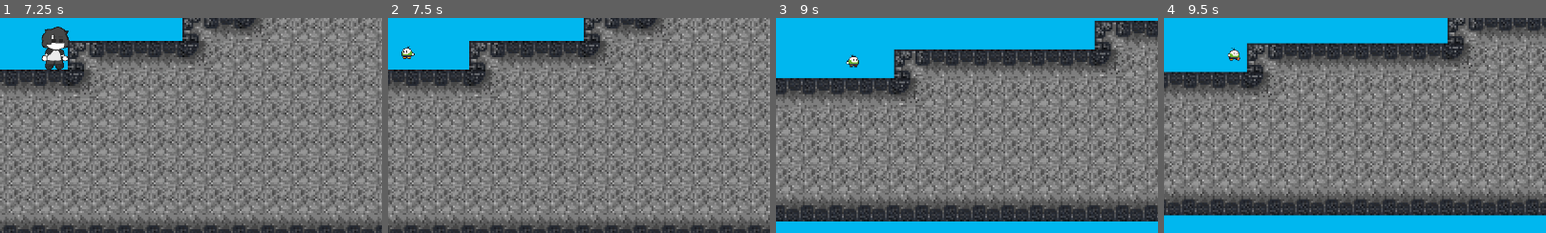
Above: before the commit, frames 1-4 (left to right).
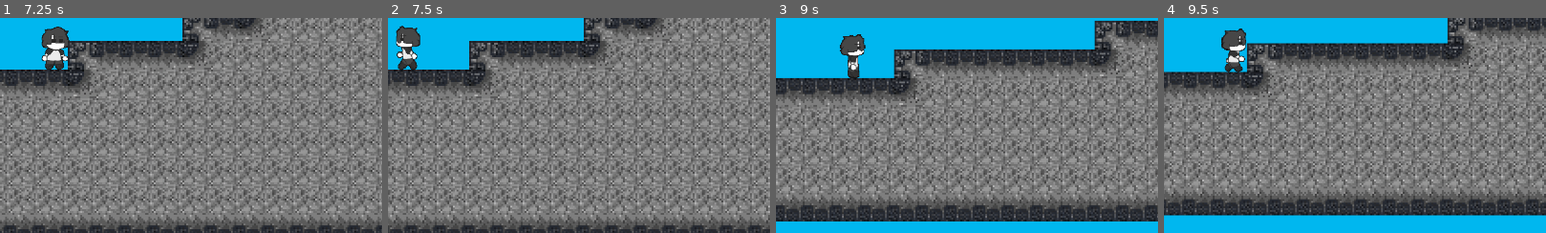
Above: after the commit, the same moments.

Repository: Yuuh15/Jogo_metroidvania_tcc
Game: Godot game, scene res://gui/menu/main_menu.tscn
Same seed, same stepped clock (60 frames per second), same inputs: the game is played once before the commit and once after it.
Inputs (mouse positions are % of the whole screen's width and height, from its top left):
- Up to frame 1 (7.25 s): click "iniciar" at 0.5 s; tap Enter at 1.25 s; move the mouse to (72, 45) at 1.27 s; hold D (move_right) 1.28-2 s; tap Home (DEV_TOOL) at 1.35 s; click (72, 45) at 1.42 s; tap Space (jump) at 1.52, 4.52 s; drag from (30, 55) to (11, 40) at 2.02 s; move the mouse to (60, 28) at 2.77 s; hold A (move_left) 2.78-3.5 s; hold X (split_items) 2.78-3.5 s; drag from (45, 70) to (20, 35) at 3.52 s; move the mouse to (80, 65) at 4.27 s; hold D (move_right) 4.28-5 s; tap K (use_power) at 4.35 s; drag from (20, 35) to (35, 25) at 5.02 s; move the mouse to (55, 50) at 5.77 s; hold D (move_right) 5.78-6.5 s; hold S (crouch) 5.78-6.5 s; click (55, 50) at 5.92 s; drag from (35, 25) to (30, 55) at 6.52 s
- Up to frame 2 (7.5 s): move the mouse to (72, 45) at 7.27 s; hold A (move_left) from 7.28 s (still down); tap L (time_warp) at 7.35 s
- Up to frame 3 (9 s): tap Space (jump) at 7.52 s; release A (move_left) at 8 s; drag from (30, 55) to (45, 70) at 8.02 s; move the mouse to (60, 28) at 8.77 s; hold D (move_right) from 8.78 s (still down); tap Home (DEV_TOOL) at 8.85 s
- Up to frame 4 (9.5 s): keep holding D (move_right)
The pictures show only the part of the screen within x 43-93%, y 41-91%; the shares and areas given below are measured in that part.

Frame 1 is identical in both runs. In frame 2, 1.0% of the frame differs, in the area x 2-9%, y 3-24%; in frame 3, 0.9%; in frame 4, 1.0%.

Commit message:
Finalmente!?

Diff:
--- a/metroidvania_com_psicologia/player/player.tscn
+++ b/metroidvania_com_psicologia/player/player.tscn
@@ -1,15 +1,13 @@
-[gd_scene load_steps=25 format=3 uid="uid://bnel1u2etfiwm"]
+[gd_scene load_steps=22 format=3 uid="uid://bnel1u2etfiwm"]
 
 [ext_resource type="Script" uid="uid://di1rfdifcs7rw" path="res://player/player.gd" id="1_g6k8r"]
-[ext_resource type="Texture2D" uid="uid://vcr7c1tfpq2u" path="res://assets/player/dash-mid-air.png" id="2_g6k8r"]
 [ext_resource type="Texture2D" uid="uid://dfkenf16iboyf" path="res://assets/SAM 64x64/Sam_Parado_64x.png" id="3_g6k8r"]
 [ext_resource type="Texture2D" uid="uid://clyyjw4fgfx1g" path="res://assets/SAM 64x64/Sam_Pulando_64x.png" id="4_boad6"]
-[ext_resource type="Texture2D" uid="uid://dgqu27uu5dlhv" path="res://assets/player/Warping 2 (32 x 32).png" id="5_qjkh3"]
 [ext_resource type="Texture2D" uid="uid://do3n6qf4mx41k" path="res://assets/SAM 64x64/Sam_Andando_64x.png" id="5_rgyib"]
 
-[sub_resource type="AtlasTexture" id="AtlasTexture_32hag"]
-atlas = ExtResource("2_g6k8r")
-region = Rect2(0, 0, 32, 32)
+[sub_resource type="AtlasTexture" id="AtlasTexture_yw30f"]
+atlas = ExtResource("3_g6k8r")
+region = Rect2(192, 0, 64, 64)
 
 [sub_resource type="AtlasTexture" id="AtlasTexture_hg6s5"]
 atlas = ExtResource("3_g6k8r")
@@ -55,27 +53,23 @@
 atlas = ExtResource("5_rgyib")
 region = Rect2(192, 0, 64, 64)
 
-[sub_resource type="AtlasTexture" id="AtlasTexture_ebec5"]
-atlas = ExtResource("5_qjkh3")
-region = Rect2(0, 0, 32, 32)
+[sub_resource type="AtlasTexture" id="AtlasTexture_qjkh3"]
+atlas = ExtResource("5_rgyib")
+region = Rect2(64, 0, 64, 64)
 
-[sub_resource type="AtlasTexture" id="AtlasTexture_yllr7"]
-atlas = ExtResource("5_qjkh3")
-region = Rect2(32, 0, 32, 32)
+[sub_resource type="AtlasTexture" id="AtlasTexture_g6k8r"]
+atlas = ExtResource("5_rgyib")
+region = Rect2(128, 0, 64, 64)
 
-[sub_resource type="AtlasTexture" id="AtlasTexture_kb6p2"]
-atlas = ExtResource("5_qjkh3")
-region = Rect2(64, 0, 32, 32)
-
-[sub_resource type="AtlasTexture" id="AtlasTexture_wodsf"]
-atlas = ExtResource("5_qjkh3")
-region = Rect2(96, 0, 32, 32)
+[sub_resource type="AtlasTexture" id="AtlasTexture_boad6"]
+atlas = ExtResource("5_rgyib")
+region = Rect2(192, 0, 64, 64)
 
 [sub_resource type="SpriteFrames" id="SpriteFrames_lbo0b"]
 animations = [{
 "frames": [{
 "duration": 1.0,
-"texture": SubResource("AtlasTexture_32hag")
+"texture": SubResource("AtlasTexture_yw30f")
 }],
 "loop": true,
 "name": &"dash_midair",
@@ -131,16 +125,13 @@
 }, {
 "frames": [{
 "duration": 1.0,
-"texture": SubResource("AtlasTexture_ebec5")
+"texture": SubResource("AtlasTexture_qjkh3")
 }, {
 "duration": 1.0,
-"texture": SubResource("AtlasTexture_yllr7")
+"texture": SubResource("AtlasTexture_g6k8r")
 }, {
 "duration": 1.0,
-"texture": SubResource("AtlasTexture_kb6p2")
-}, {
-"duration": 1.0,
-"texture": SubResource("AtlasTexture_wodsf")
+"texture": SubResource("AtlasTexture_boad6")
 }],
 "loop": true,
 "name": &"running",
@@ -159,7 +150,7 @@
 position = Vector2(5.68434e-14, -7.08)
 scale = Vector2(0.38, 0.3775)
 sprite_frames = SubResource("SpriteFrames_lbo0b")
-animation = &"idle"
+animation = &"dash_midair"
 autoplay = "idle"
 
 [node name="collisionShape" type="CollisionShape2D" parent="."]
--- a/metroidvania_com_psicologia/project.godot
+++ b/metroidvania_com_psicologia/project.godot
@@ -25,30 +25,30 @@
 
 move_right={
 "deadzone": 0.5,
-"events": [Object(InputEventKey,"resource_local_to_scene":fa …(140 unchanged characters)… d":false,"keycode":0,"physical_keycode":4194321,"key_label":0,"unicode":0,"location":0,"echo":false,"script":null)
-, Object(InputEventKey,"resource_local_to_scene":false,"reso …(131 unchanged characters)… d":false,"keycode":0,"physical_keycode":68,"key_label":0,"unicode":100,"location":0,"echo":false,"script":null)
+"events": [Object(InputEventKey,"resource_local_to_scene":fa …(140 unchanged characters)… d":false,"keycode":0,"physical_keycode":68,"key_label":0,"unicode":100,"location":0,"echo":false,"script":null)
+, Object(InputEventKey,"resource_local_to_scene":false,"reso …(131 unchanged characters)… d":false,"keycode":0,"physical_keycode":4194321,"key_label":0,"unicode":0,"location":0,"echo":false,"script":null)
 , Object(InputEventJoypadMotion,"resource_local_to_scene":false,"resource_name":"","device":-1,"axis":0,"axis_value":1.0,"script":null)
 ]
 }
 move_left={
 "deadzone": 0.5,
-"events": [Object(InputEventKey,"resource_local_to_scene":fa …(140 unchanged characters)… d":false,"keycode":0,"physical_keycode":4194319,"key_label":0,"unicode":0,"location":0,"echo":false,"script":null)
-, Object(InputEventKey,"resource_local_to_scene":false,"reso …(131 unchanged characters)… d":false,"keycode":0,"physical_keycode":65,"key_label":0,"unicode":97,"location":0,"echo":false,"script":null)
+"events": [Object(InputEventKey,"resource_local_to_scene":fa …(140 unchanged characters)… d":false,"keycode":0,"physical_keycode":65,"key_label":0,"unicode":97,"location":0,"echo":false,"script":null)
+, Object(InputEventKey,"resource_local_to_scene":false,"reso …(131 unchanged characters)… d":false,"keycode":0,"physical_keycode":4194319,"key_label":0,"unicode":0,"location":0,"echo":false,"script":null)
 , Object(InputEventJoypadMotion,"resource_local_to_scene":false,"resource_name":"","device":-1,"axis":0,"axis_value":-1.0,"script":null)
 ]
 }
 jump={
 "deadzone": 0.5,
-"events": [Object(InputEventKey,"resource_local_to_scene":fa …(140 unchanged characters)… d":false,"keycode":0,"physical_keycode":87,"key_label":0,"unicode":119,"location":0,"echo":false,"script":null)
-, Object(InputEventKey,"resource_local_to_scene":false,"reso …(131 unchanged characters)… d":false,"keycode":0,"physical_keycode":32,"key_label":0,"unicode":32,"location":0,"echo":false,"script":null)
+"events": [Object(InputEventKey,"resource_local_to_scene":fa …(140 unchanged characters)… d":false,"keycode":0,"physical_keycode":32,"key_label":0,"unicode":32,"location":0,"echo":false,"script":null)
+, Object(InputEventKey,"resource_local_to_scene":false,"reso …(131 unchanged characters)… d":false,"keycode":0,"physical_keycode":87,"key_label":0,"unicode":119,"location":0,"echo":false,"script":null)
 , Object(InputEventKey,"resource_local_to_scene":false,"resource_name":"","device":-1,"window_id":0,"alt_pressed":false …(186 unchanged characters)…
 , Object(InputEventJoypadButton,"resource_local_to_scene":false,"resource_name":"","device":-1,"button_index":0,"pressure":0.0,"pressed":true,"script":null)
 ]
 }
 crouch={
 "deadzone": 0.2,
-"events": [Object(InputEventKey,"resource_local_to_scene":fa …(140 unchanged characters)… d":false,"keycode":0,"physical_keycode":4194322,"key_label":0,"unicode":0,"location":0,"echo":false,"script":null)
-, Object(InputEventKey,"resource_local_to_scene":false,"reso …(131 unchanged characters)… d":false,"keycode":0,"physical_keycode":83,"key_label":0,"unicode":115,"location":0,"echo":false,"script":null)
+"events": [Object(InputEventKey,"resource_local_to_scene":fa …(140 unchanged characters)… d":false,"keycode":0,"physical_keycode":83,"key_label":0,"unicode":115,"location":0,"echo":false,"script":null)
+, Object(InputEventKey,"resource_local_to_scene":false,"reso …(131 unchanged characters)… d":false,"keycode":0,"physical_keycode":4194322,"key_label":0,"unicode":0,"location":0,"echo":false,"script":null)
 , Object(InputEventJoypadMotion,"resource_local_to_scene":false,"resource_name":"","device":-1,"axis":1,"axis_value":1.0,"script":null)
 ]
 }
@@ -60,8 +60,8 @@
 }
 time_warp={
 "deadzone": 0.2,
-"events": [Object(InputEventJoypadMotion,"resource_local_to_scene":false,"resource_name":"","device":-1,"axis":4,"axis_value":1.0,"script":null)
-, Object(InputEventKey,"resource_local_to_scene":false,"resource_name":"","device":-1,"window_id":0,"alt_pressed":false,"shift_pressed":false,"ctrl_pressed":false,"meta_pressed":false,"pressed":false,"keycode":0,"physical_keycode":76,"key_label":0,"unicode":108,"location":0,"echo":false,"script":null)
+"events": [Object(InputEventKey,"resource_local_to_scene":false,"resource_name":"","device":-1,"window_id":0,"alt_pressed":false,"shift_pressed":false,"ctrl_pressed":false,"meta_pressed":false,"pressed":false,"keycode":0,"physical_keycode":76,"key_label":0,"unicode":108,"location":0,"echo":false,"script":null)
+, Object(InputEventJoypadMotion,"resource_local_to_scene":false,"resource_name":"","device":-1,"axis":4,"axis_value":1.0,"script":null)
 ]
 }
 DEV_TOOL={
